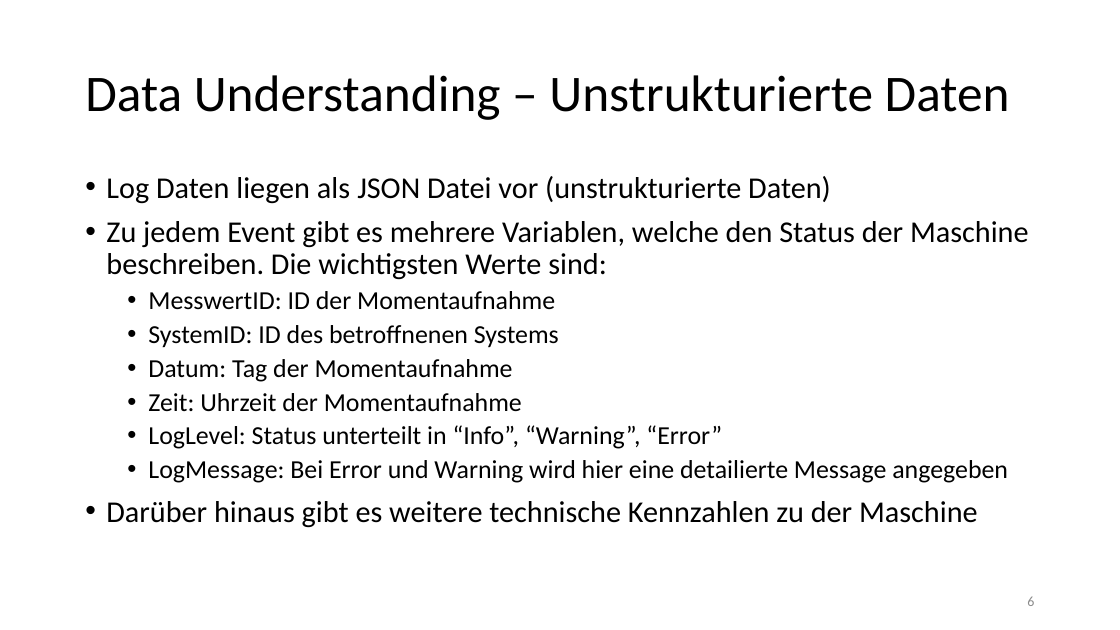
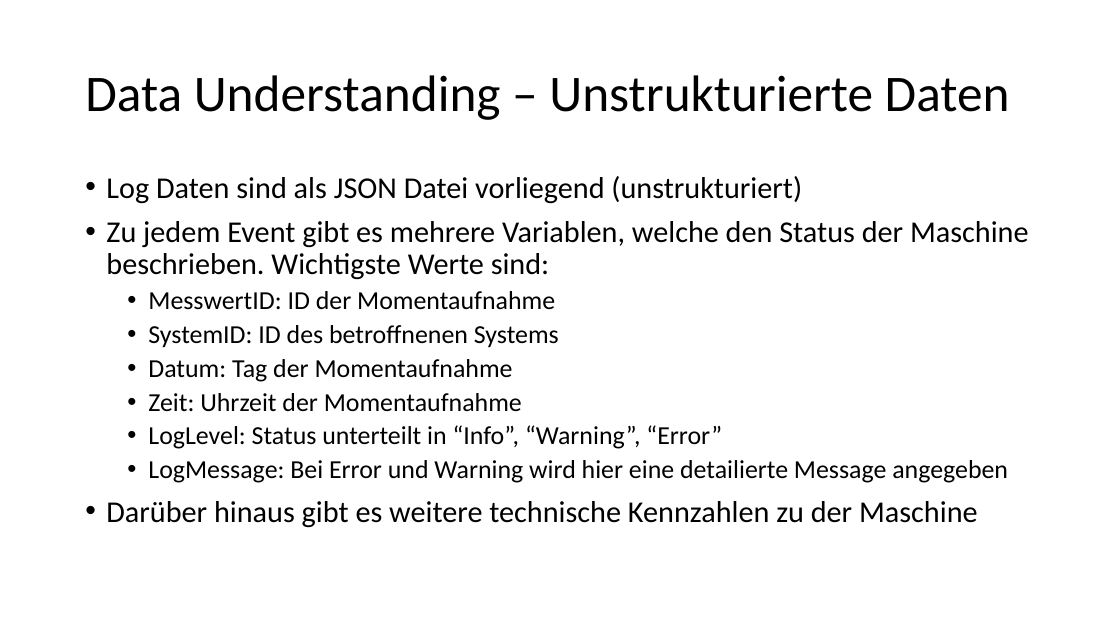
Before and after one commit to Flitschi7/big-data-management, a slide deck: slide 6 of Organisational/Dokumentation HHZ Rocket Project.pptx. Drawn at 1120x630 pixels with LibreOffice and Linux fonts; fonts in the diff are those of the drawing. Boxes give left, top, right and bottom in pixels: in the first picture for what was removed or moved away, otherwise in the second. Text is boxed around its words. In the diff, an @@ line names an element or a change of style, - is before the commit and + after.

```diff
--- a/Organisational/Dokumentation HHZ Rocket Project.pptx
+++ b/Organisational/Dokumentation HHZ Rocket Project.pptx
@@ text at [106,176,1029,280]: text changed @@
-• Log Daten liegen als JSON Datei vor (unstrukturierte Daten)
-• Zu jedem Event gibt es mehrere Variablen, welche den Status der Maschine beschreiben. Die wichtigsten Werte sind:
+• Log Daten sind als JSON Datei vorliegend (unstrukturiert)
+• Zu jedem Event gibt es mehrere Variablen, welche den Status der Maschine beschrieben. Wichtigste Werte sind:
@@ page number removed at [1027,597,1034,606] @@
-6
```
Also in this commit, not shown: 23 other slides changed, 9 slides added, 6 slides removed.
